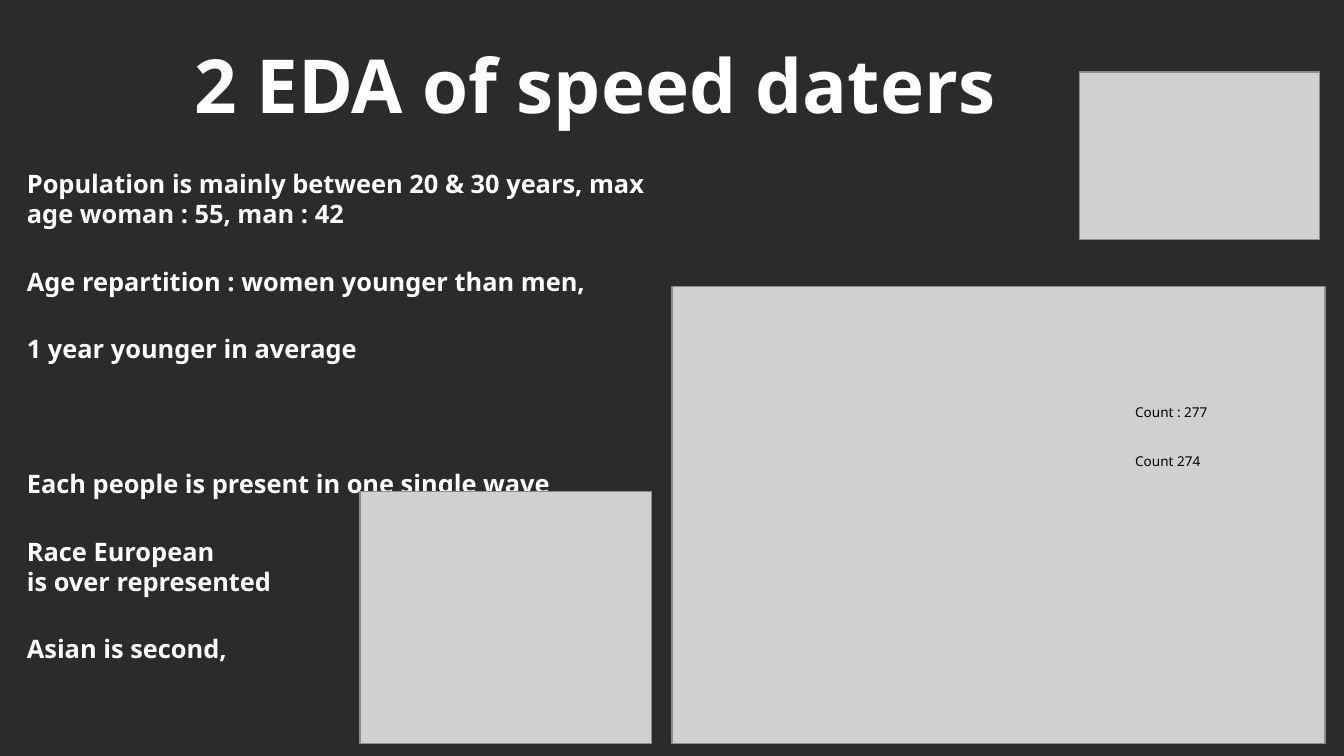
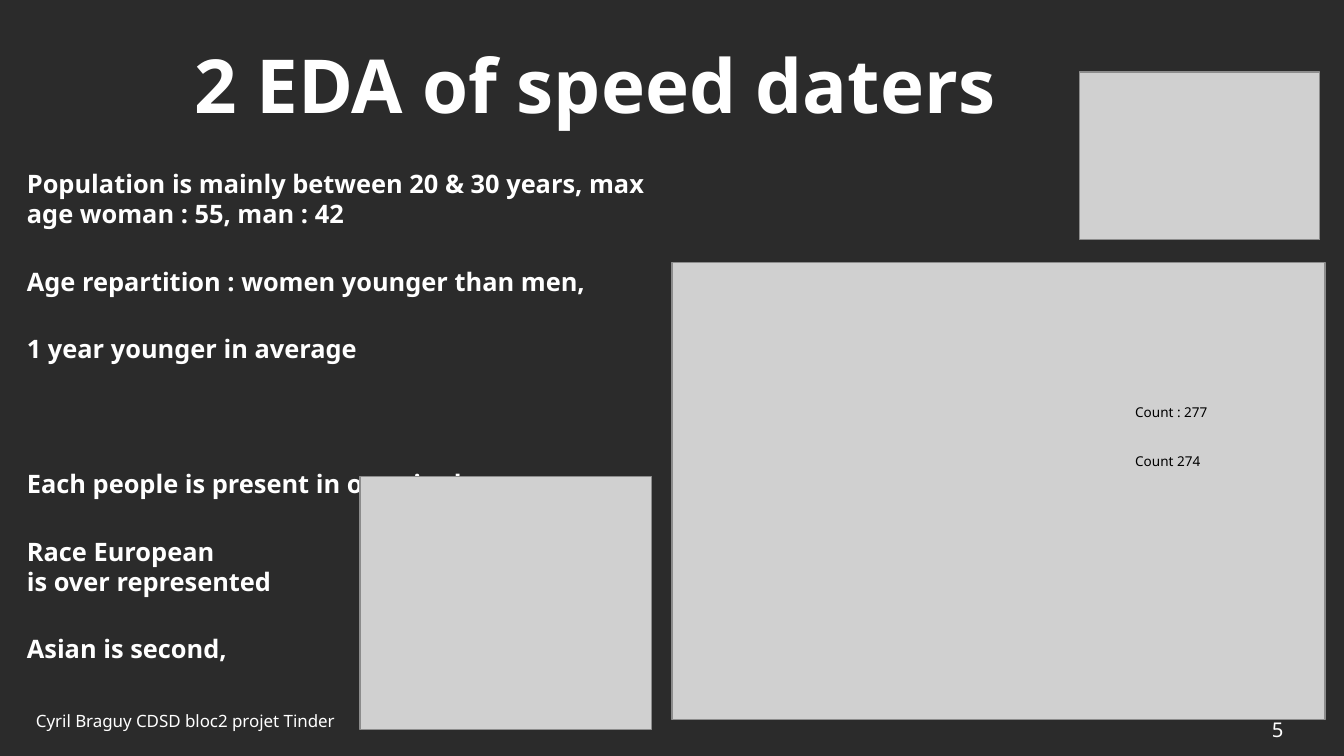
Before and after one commit to cyrilbraguy/Bl2_Tinder, a slide deck: slide 5 of doc/Braguy_CDSD_bl2_tinder.odp. Drawn at 1344x756 pixels with LibreOffice and Linux fonts; fonts in the diff are those of the drawing; grey boxes stand for pictures; background and template pictures are left out; a plain dark background stands for a picture behind light text. Boxes give left, top, right and bottom in pixels: in the first picture for what was removed or moved away, otherwise in the second. Text is boxed around its words. In the diff, an @@ line names an element or a change of style, - is before the commit and + after.

```diff
--- a/doc/Braguy_CDSD_bl2_tinder.odp
+++ b/doc/Braguy_CDSD_bl2_tinder.odp
@@ picture: place and size @@
-picture at box(672, 287, 1326, 744)
+picture at box(672, 263, 1326, 721)
@@ picture: place and size @@
-picture at box(360, 491, 651, 744)
+picture at box(360, 477, 651, 729)
@@ text added at box(36, 714, 335, 731), 10 pt, text #FFFFFF @@
+Cyril Braguy CDSD bloc2 projet Tinder
@@ page number added at box(1272, 718, 1284, 737), 12 pt, text #FFFFFF @@
+5
```
Also in this commit, not shown: 14 other slides changed, 1 slide added, 3 other files.
